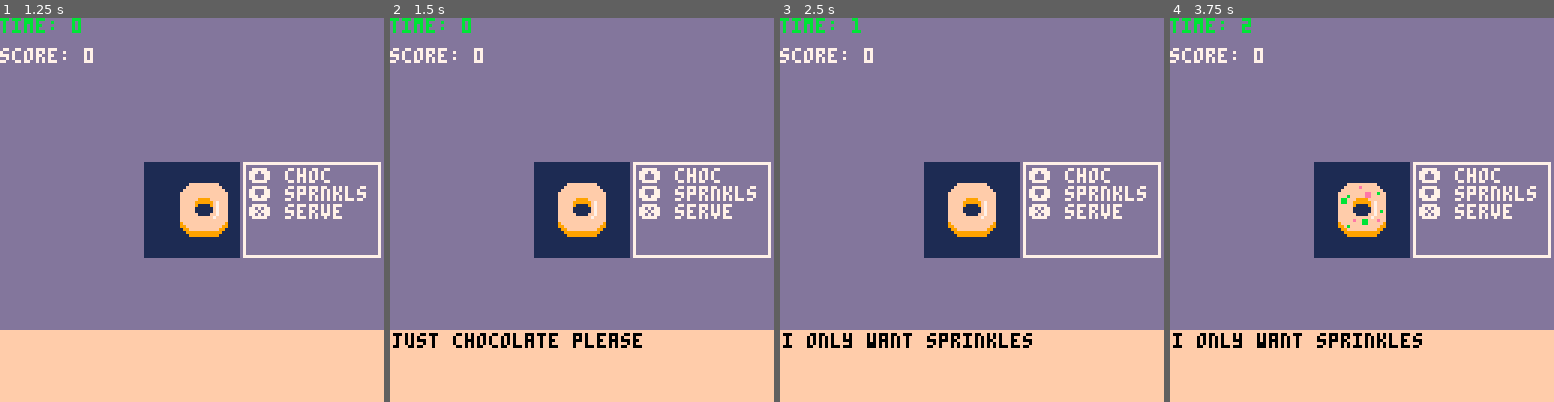
Above: before the commit, frames 1-4 (left to right).
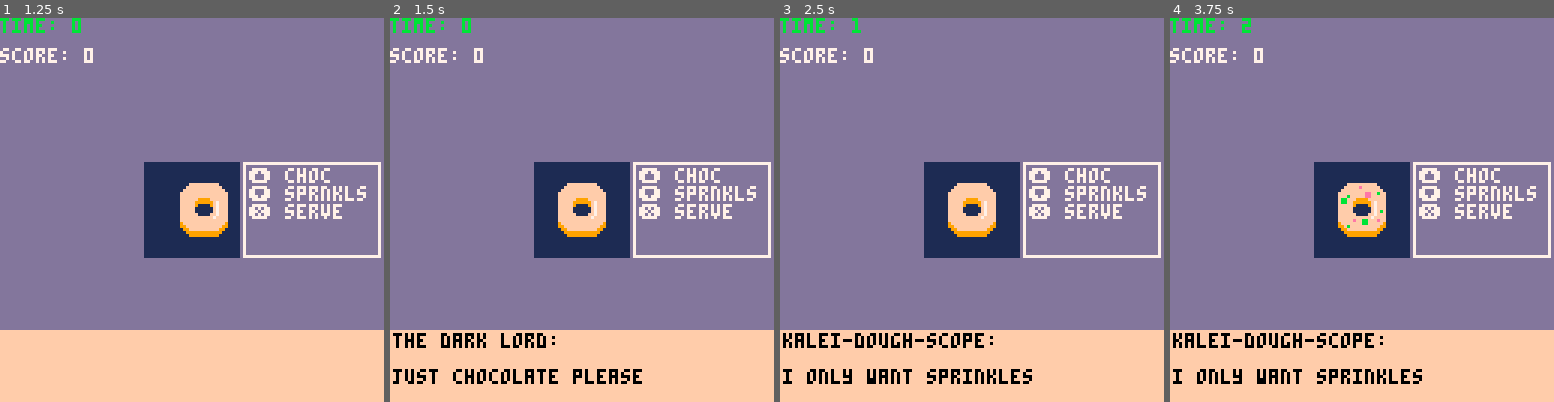
Above: after the commit, the same moments.

Repository: shen-sat/cook
Game: PICO-8 cartridge cook.p8
Two runs of this game, one before a commit and one after it. Both use one fixed random seed, a clock stepped at 60 frames per second and the inputs below.
Inputs:
- Up to frame 1 (1.25 s): tap X (X key) at 0.33, 1.07 s; tap O (Z key) at 0.7 s
- Up to frame 2 (1.5 s): no input
- Up to frame 3 (2.5 s): tap O (Z key) at 1.7, 2.1 s; tap X (X key) at 1.85 s; hold Up 2.15-2.42 s
- Up to frame 4 (3.75 s): tap O (Z key) every 0.4 s from 2.5 to 3.7 s; tap X (X key) at 2.97 s; hold Down from 3.63 s (still down)

Frame 1 is identical in both runs. In frame 2, 1.9% of the frame differs, in the area x 0-66%, y 82-96%; in frame 3, 2.0%; in frame 4, 2.0%.

Commit message:
Add names to donut order text

Diff:
--- a/cook.p8
+++ b/cook.p8
@@ -105,16 +105,16 @@
       local num = flr(rnd(4))
       if num == 0 then
         self.attrs.choc = true
-        self.order_text = 'just chocolate please'
+        self.order_text = 'the dark lord:\n\njust chocolate please'
       elseif num == 1 then
         self.attrs.sprinkles = true
-        self.order_text = 'i only want sprinkles'
+        self.order_text = 'kalei-dough-scope:\n\ni only want sprinkles'
       elseif num == 2 then
         self.attrs.choc = true
         self.attrs.sprinkles = true
-        self.order_text = 'gimme everything!'
+        self.order_text = 'greed:\n\ngimme everything!'
       else
-        self.order_text = 'i like it plain'
+        self.order_text = 'no-nut:\n\ni like it plain'
       end
       return self
     end,
